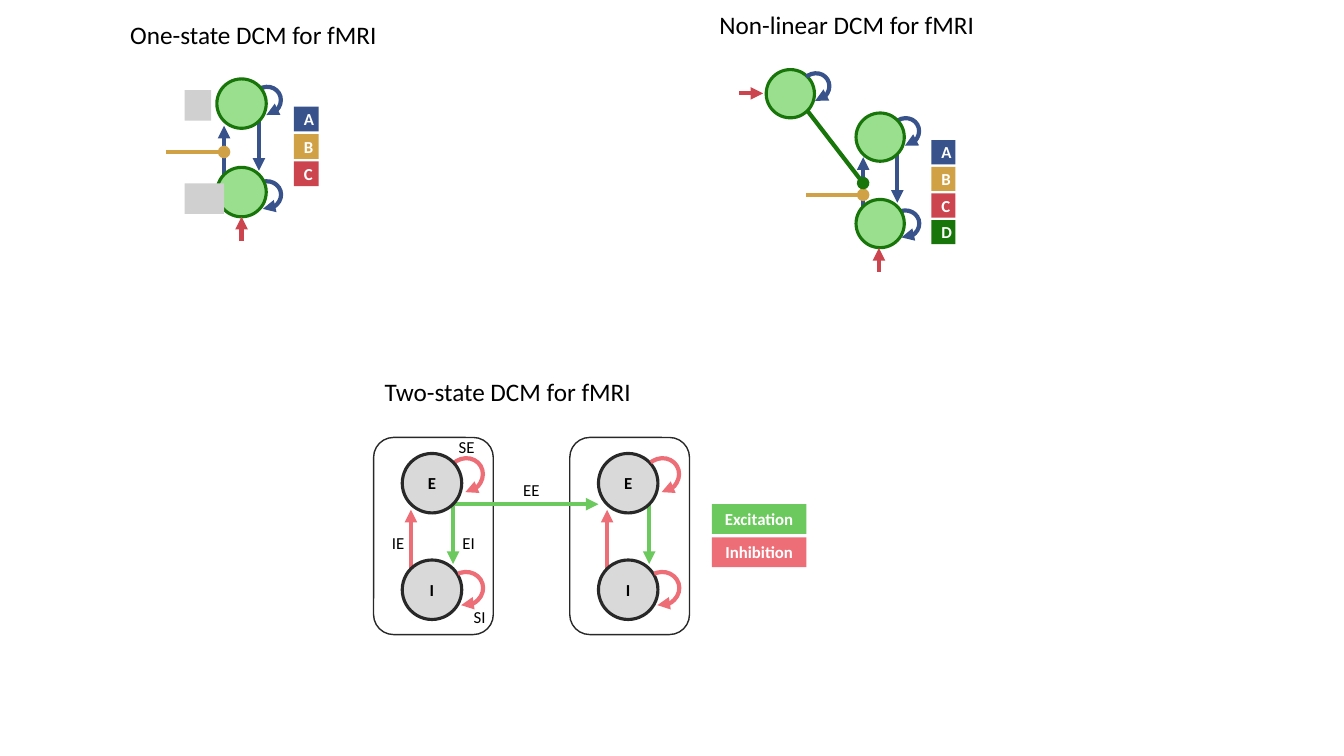
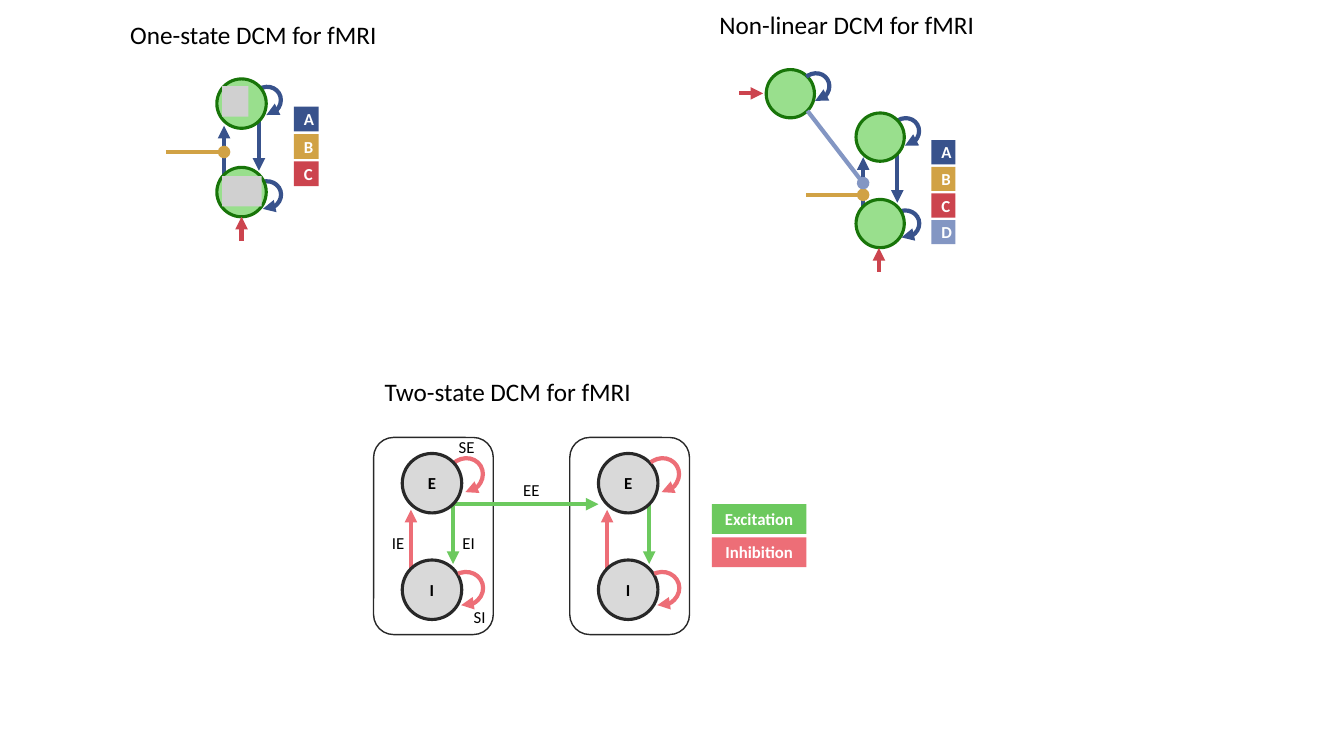
Before and after one commit to spm/spm-docs, a slide deck: slide 2 of theory/dcm/models/DCM model images.pptx. Drawn at 1344x756 pixels with LibreOffice and Linux fonts; fonts in the diff are those of the drawing; grey boxes stand for pictures. Boxes give left, top, right and bottom in pixels: in the first picture for what was removed or moved away, otherwise in the second. Text is boxed around its words. In the diff, an @@ line names an element or a change of style, - is before the commit and + after.

```diff
--- a/theory/dcm/models/DCM model images.pptx
+++ b/theory/dcm/models/DCM model images.pptx
@@ picture: place and size @@
-picture at [185, 90, 211, 120]
+picture at [222, 86, 248, 116]
@@ arrow (808, 111) - (863, 184): stroke #187509 3 pt to #8396C3 3 pt @@
@@ picture added at [222, 176, 261, 207] @@
@@ picture removed at [185, 184, 224, 214] @@
@@ rectangle "D" at [932, 220, 956, 244]: fill #187509 to #8396C3 @@
```
Also in this commit, not shown: 2 other files.
